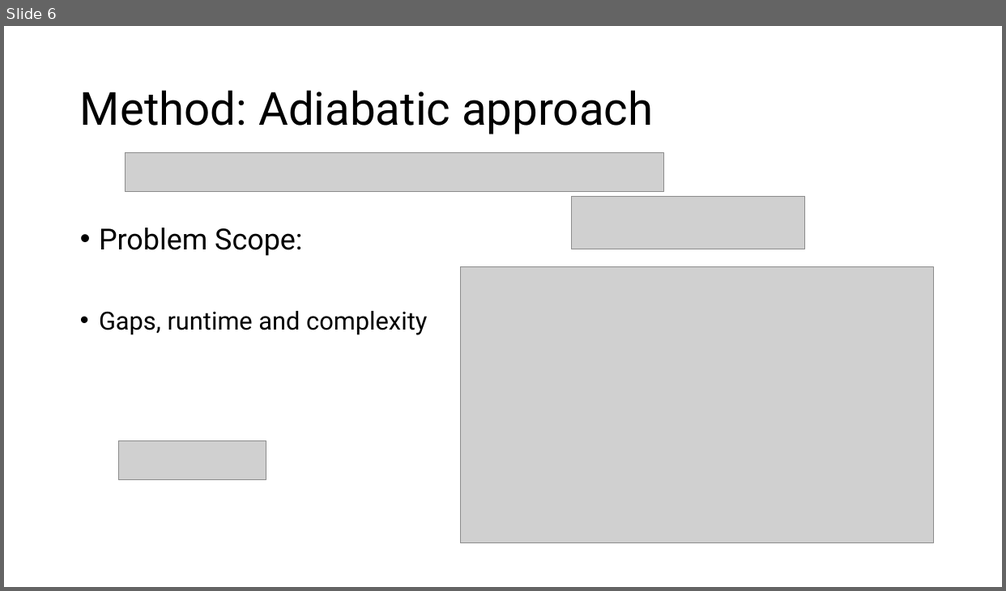
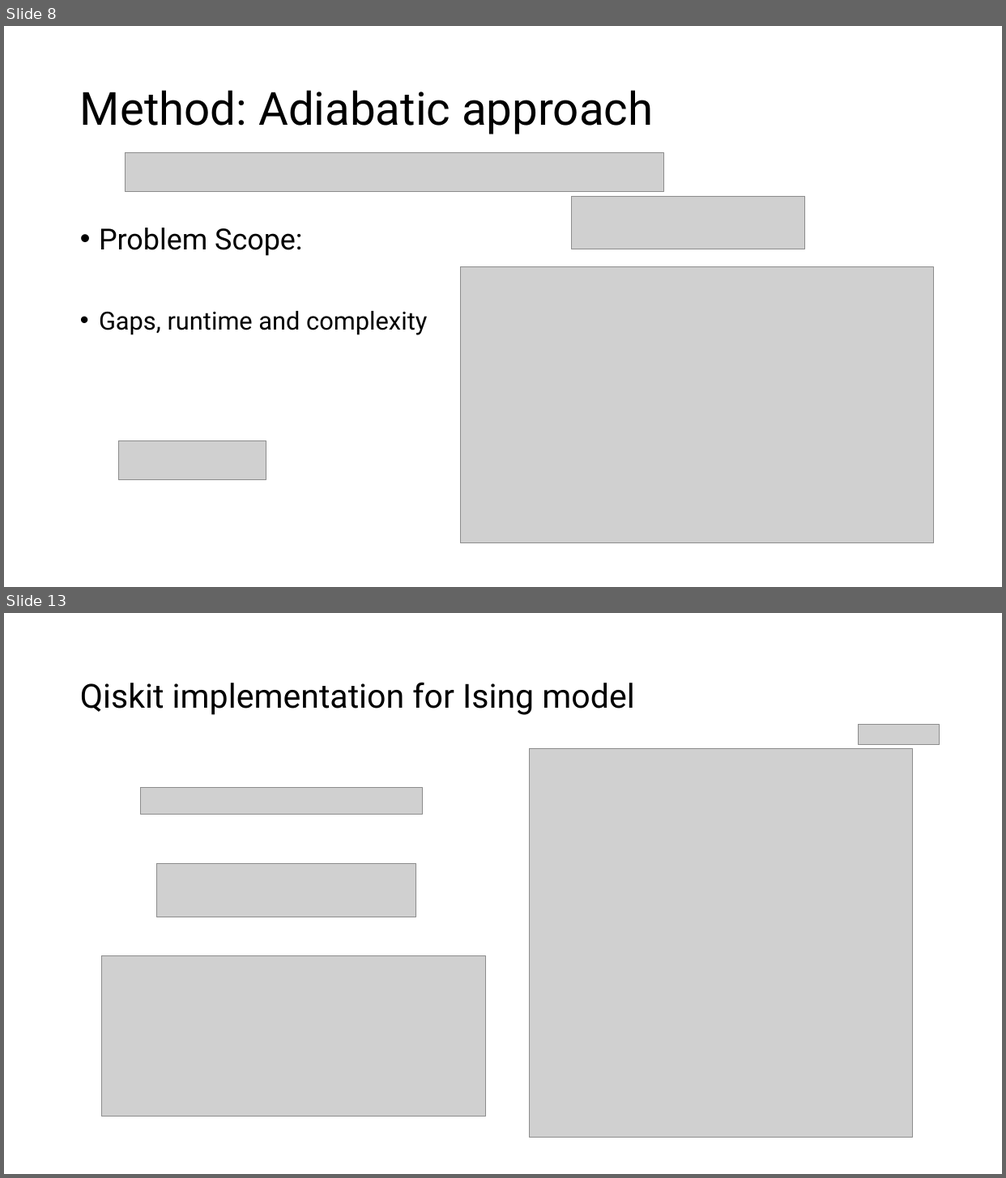
Before and after one commit to ahmad-shafiei/Quantum_Algorithm_Fundation, a slide deck: Presentation/Main_structure_backup.pptx. Shown one above the other, each under a label of ours: slide 6 before the commit, slides 8 and 13 after it; the slides between them are not shown. The pictures are 1006x591 and 1006x1178 pixels, drawn with LibreOffice and Linux fonts; fonts in the diff are those of the drawing; grey boxes stand for pictures. Boxes give left, top, right and bottom in pixels: in the first picture for what was removed or moved away, otherwise in the second. Text is boxed around its words. In the diff, an @@ line names an element or a change of style, - is before the commit and + after.

```diff
--- a/Presentation/Main_structure_backup.pptx
+++ b/Presentation/Main_structure_backup.pptx
@@ slide 13 added at box(4, 613, 1002, 1174), background #FFFFFF @@
@@ title added at box(80, 682, 634, 715), 32 pt, text #000000 @@
+Qiskit implementation for Ising model
@@ picture added at box(859, 725, 939, 745) @@
@@ picture added at box(530, 748, 912, 1137) @@
@@ picture added at box(141, 787, 423, 815) @@
@@ picture added at box(157, 864, 416, 917) @@
@@ picture added at box(102, 956, 486, 1117) @@
@@ what was slide 6 is now slide 8 @@
```
Also in this commit, not shown: 10 slides changed, 2 other slides added, 1 slide removed, 21 other files.
